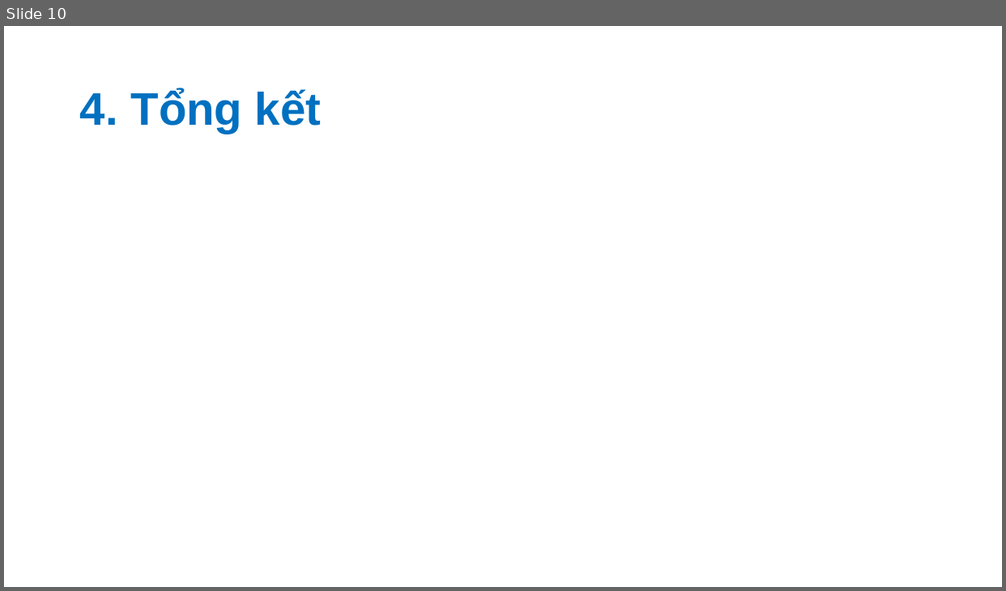
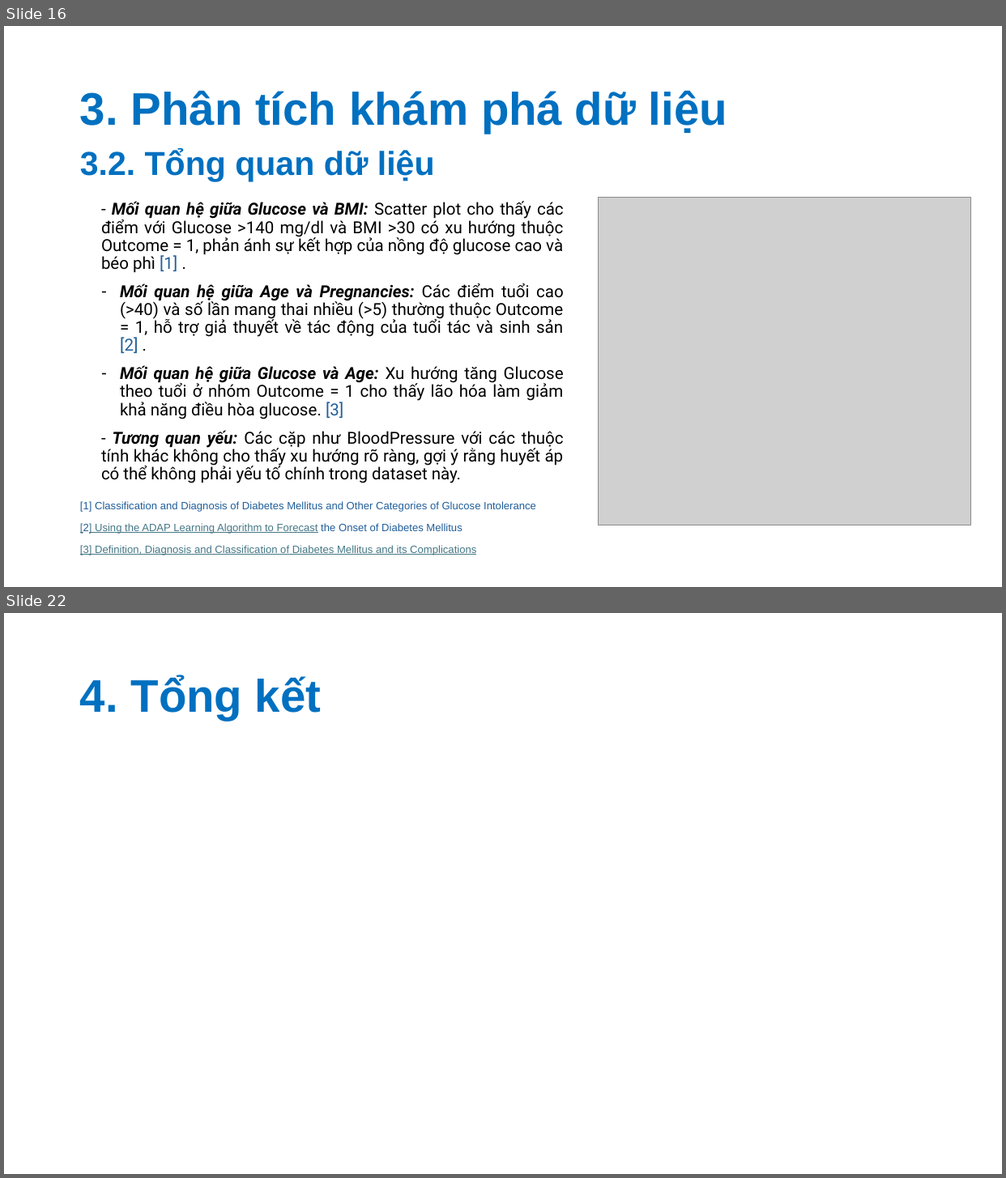
Before and after one commit to nvhao100604/PTDL_2025, a slide deck: BT3/slide/Phân tích khám phá về bệnh đái tháo đường.pptx. Shown one above the other, each under a label of ours: slide 10 before the commit, slides 16 and 22 after it; the slides between them are not shown. The pictures are 1006x591 and 1006x1178 pixels, drawn with LibreOffice and Linux fonts; fonts in the diff are those of the drawing; grey boxes stand for pictures. Boxes give left, top, right and bottom in pixels: in the first picture for what was removed or moved away, otherwise in the second. Text is boxed around its words. In the diff, an @@ line names an element or a change of style, - is before the commit and + after.

```diff
--- a/BT3/slide/Phân tích khám phá về bệnh đái tháo đường.pptx
+++ b/BT3/slide/Phân tích khám phá về bệnh đái tháo đường.pptx
@@ slide 16 added at (x1=4, y1=26, x2=1002, y2=587), background #FFFFFF @@
@@ title added at (x1=80, y1=91, x2=727, y2=133), 44 pt, text #0070C0, bold @@
+3. Phân tích khám phá dữ liệu
@@ text added at (x1=80, y1=148, x2=435, y2=182), 32 pt, text #0070C0, bold @@
+3.2. Tổng quan dữ liệu
@@ text added at (x1=101, y1=201, x2=564, y2=484), 16 pt, text #000000 @@
+- Mối quan hệ giữa Glucose và BMI: Scatter plot cho thấy các điểm với Glucose >140 mg/dl và BMI >30 có xu hướng thuộc Outcome = 1, phản ánh sự kết hợp của nồng độ glucose cao và béo phì [1] .
+– Mối quan hệ giữa Age và Pregnancies: Các điểm tuổi cao (>40) và số lần mang thai nhiều (>5) thường thuộc Outcome = 1, hỗ trợ giả thuyết về tác động của tuổi tác và sinh sản [2] .
+– Mối quan hệ giữa Glucose và Age: Xu hướng tăng Glucose theo tuổi ở nhóm Outcome = 1 cho thấy lão hóa làm giảm khả năng điều hòa glucose. [3]
+- Tương quan yếu: Các cặp như BloodPressure với các thuộc tính khác không cho thấy xu hướng rõ ràng, gợi ý rằng huyết áp có thể không phải yếu tố chính trong dataset này.
@@ picture added at (x1=599, y1=198, x2=970, y2=525) @@
@@ text added at (x1=80, y1=501, x2=536, y2=556), 10.2 pt, text #467886, underline @@
+[1] Classification and Diagnosis of Diabetes Mellitus and Other Categories of Glucose Intolerance
+[2] Using the ADAP Learning Algorithm to Forecast the Onset of Diabetes Mellitus
+[3] Definition, Diagnosis and Classification of Diabetes Mellitus and its Complications
@@ what was slide 10 is now slide 22 @@
```
Also in this commit, not shown: 4 slides changed, 12 other slides added, 1 slide removed.
